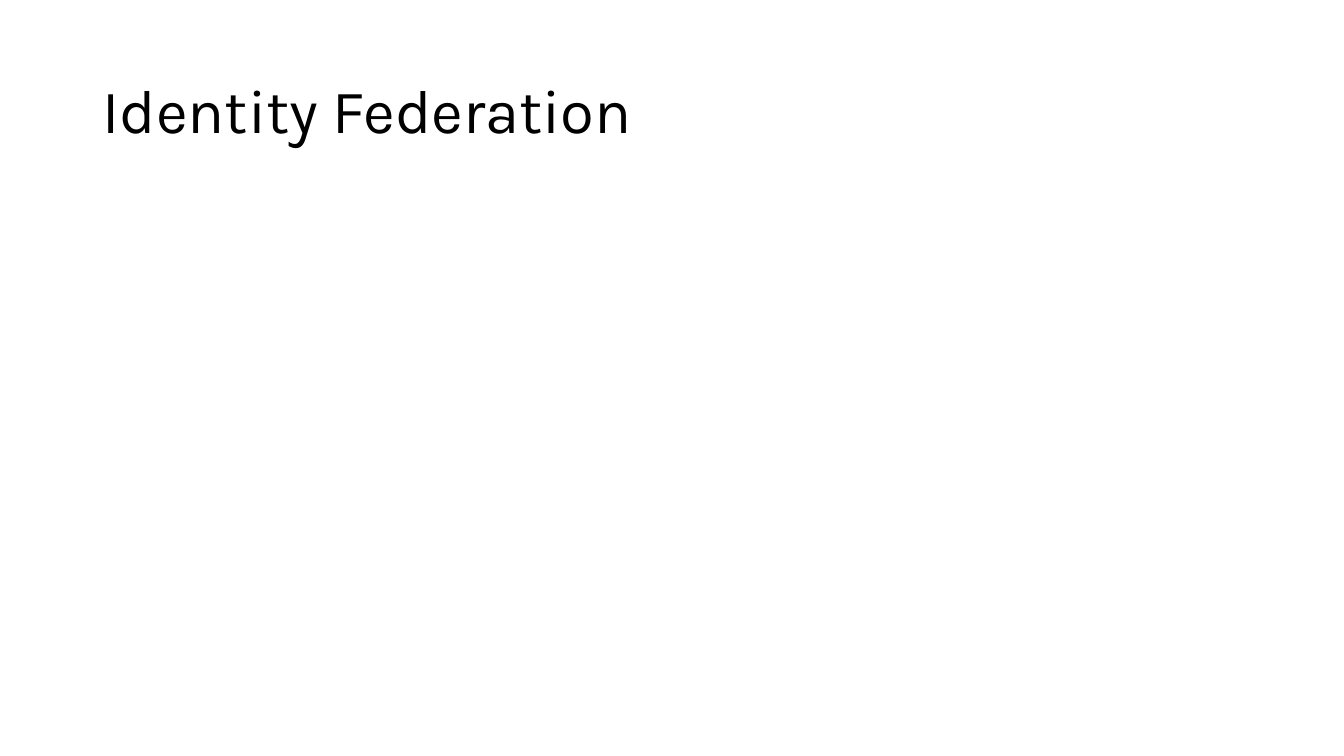
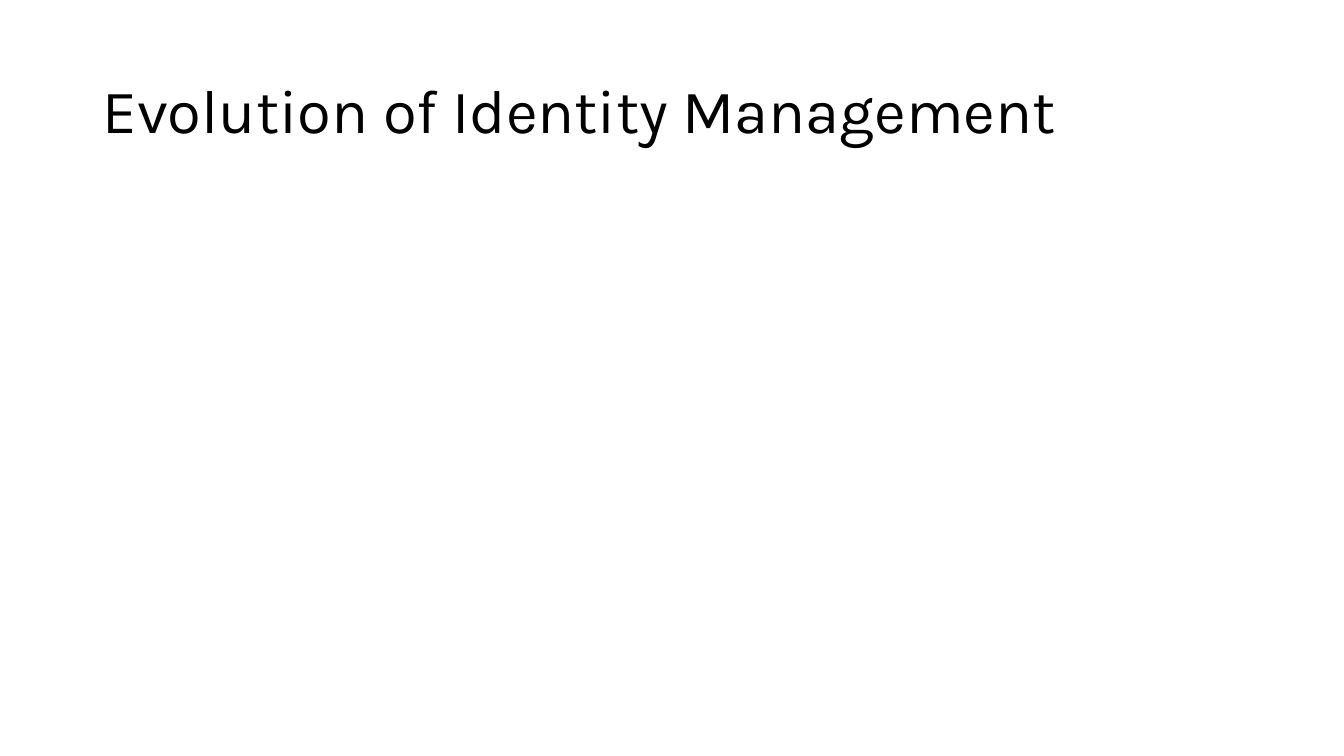
Before and after one commit to aprabhat/Identity_Patterns_And_Strategies, a slide deck: slide 3 of PPT/identity_and_access_management.pptx. Drawn at 1344x756 pixels with LibreOffice and Linux fonts; fonts in the diff are those of the drawing. Boxes give left, top, right and bottom in pixels: in the first picture for what was removed or moved away, otherwise in the second. Text is boxed around its words. In the diff, an @@ line names an element or a change of style, - is before the commit and + after.

```diff
--- a/PPT/identity_and_access_management.pptx
+++ b/PPT/identity_and_access_management.pptx
@@ title at bbox=[102, 90, 1056, 148]: text changed @@
-Identity Federation
+Evolution of Identity Management
```
Also in this commit, not shown: 1 other slide changed.
